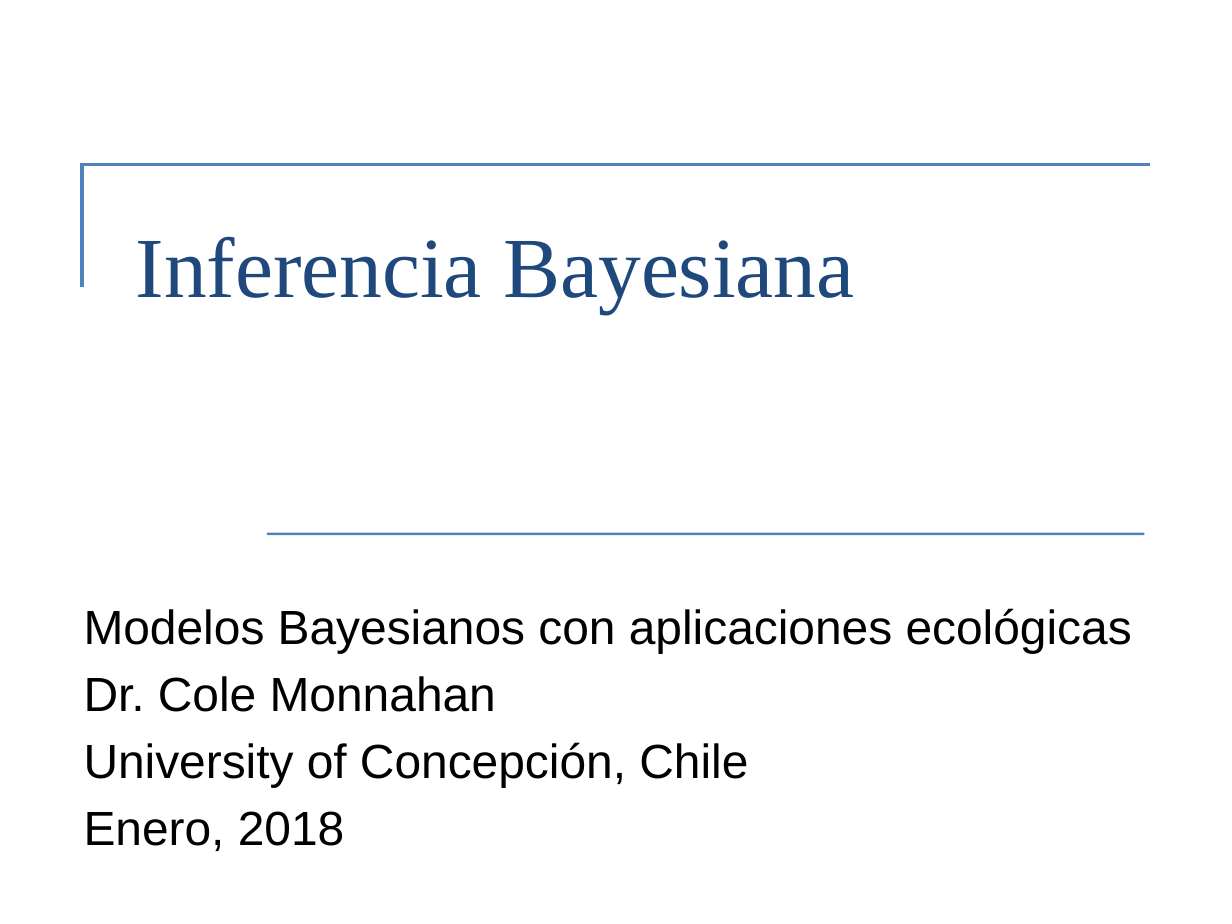
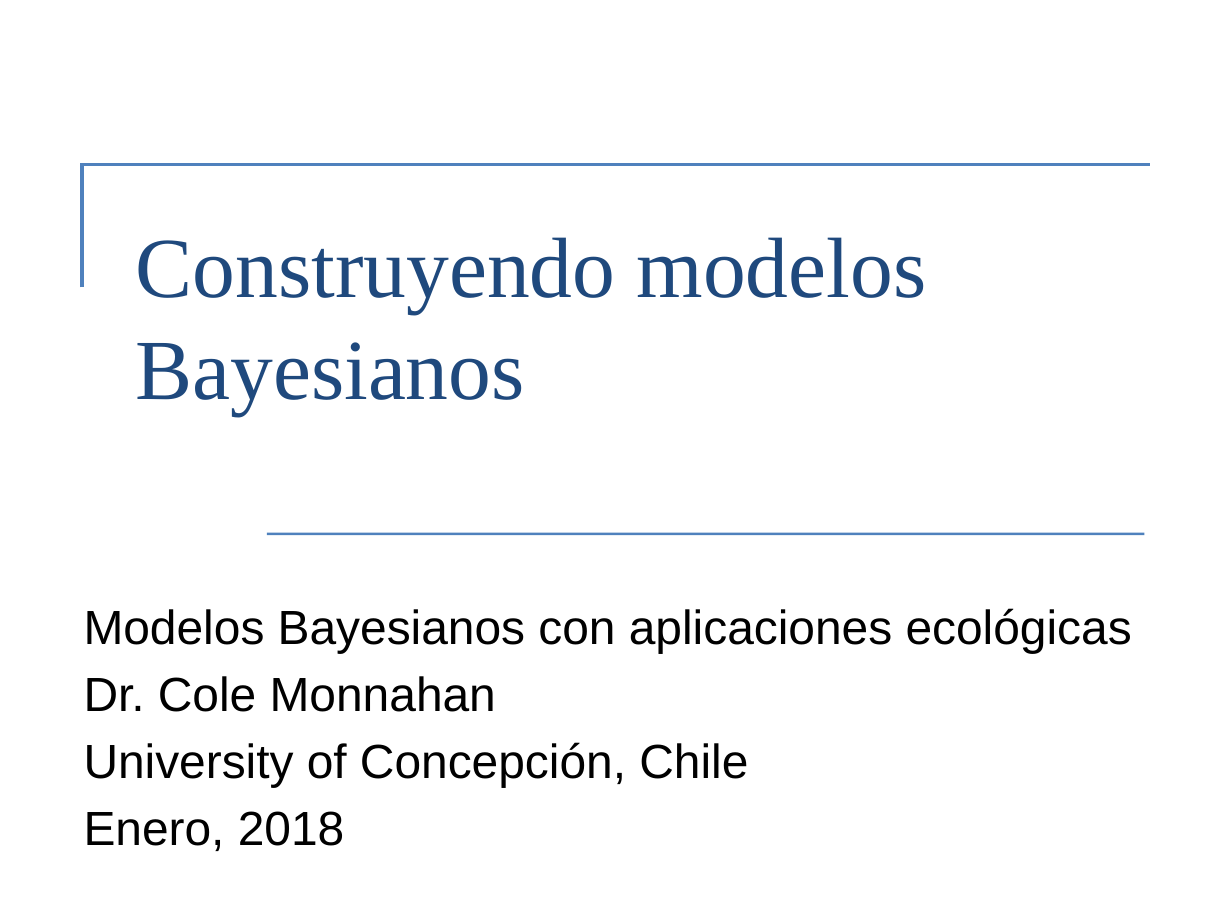
Before and after one commit to colemonnahan/bayes_workshop, a slide deck: slide 1 of dia3/lecture3_modeling.pptx. Drawn at 1232x924 pixels with LibreOffice and Linux fonts; fonts in the diff are those of the drawing. Boxes give left, top, right and bottom in pixels: in the first picture for what was removed or moved away, otherwise in the second. Text is boxed around its words. In the diff, an @@ line names an element or a change of style, - is before the commit and + after.

```diff
--- a/dia3/lecture3_modeling.pptx
+++ b/dia3/lecture3_modeling.pptx
@@ title at (136,237,927,415): text changed @@
-Inferencia Bayesiana
+Construyendo modelos Bayesianos
```
Also in this commit, not shown: 14 other slides changed, 3 slides added, 5 slides removed, 12 other files.
